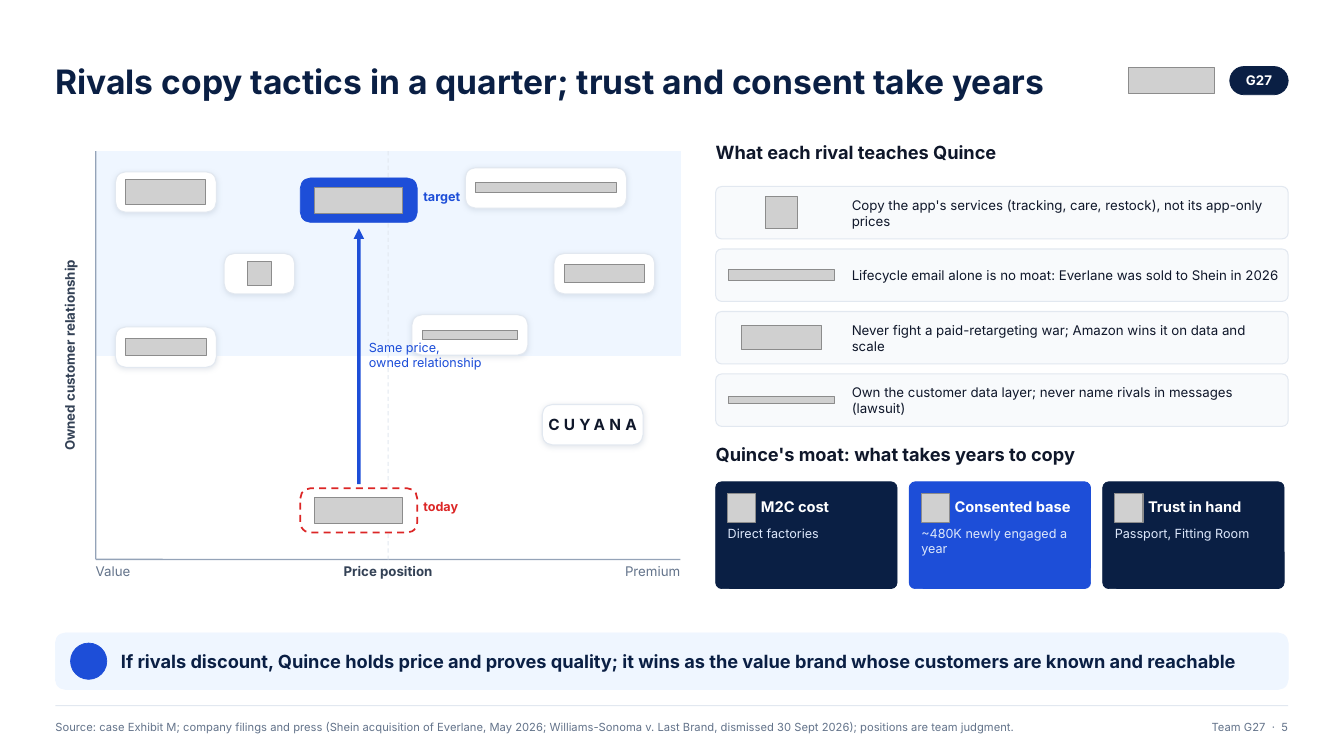
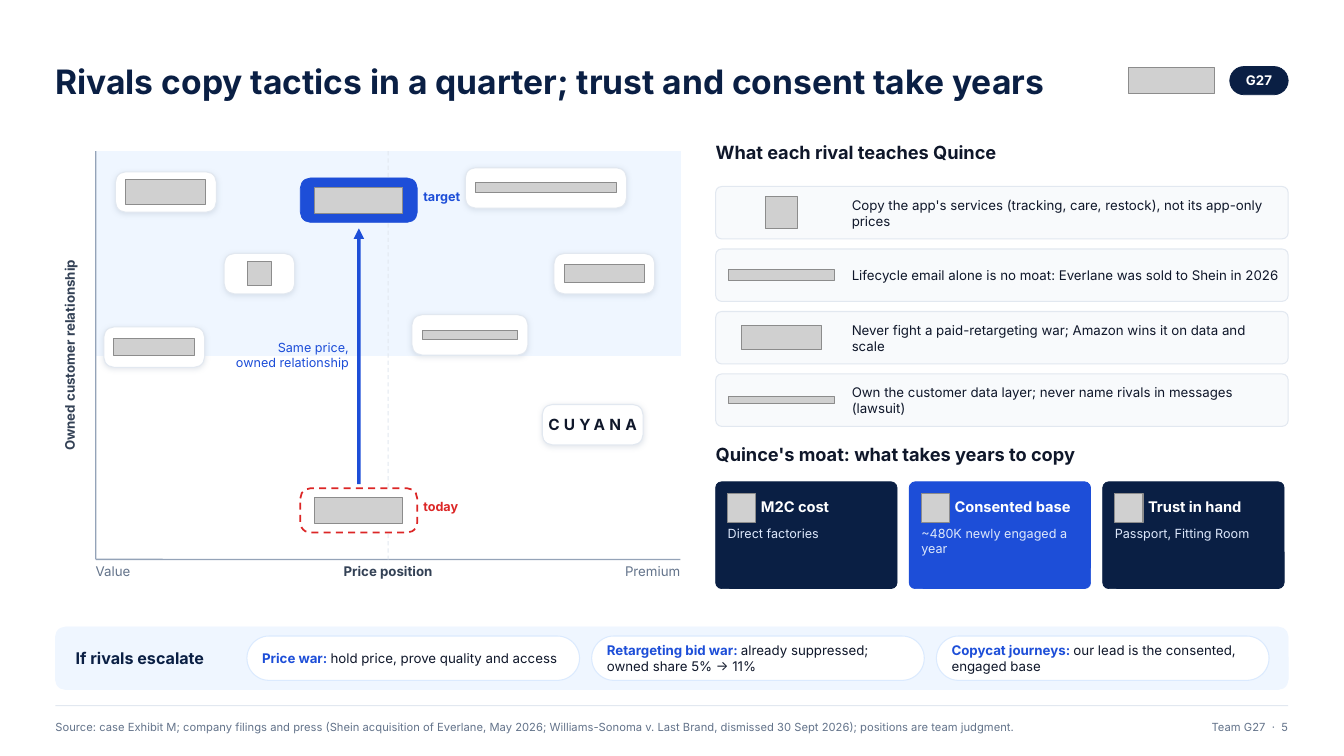
Before and after one commit to ANNYM25/Quince, a slide deck: slide 5 of deck/Team G27.pptx. Drawn at 1344x756 pixels with LibreOffice and Linux fonts; fonts in the diff are those of the drawing; grey boxes stand for pictures; background and template pictures are left out. Boxes give left, top, right and bottom in pixels: in the first picture for what was removed or moved away, otherwise in the second. Text is boxed around its words. In the diff, an @@ line names an element or a change of style, - is before the commit and + after.

```diff
--- a/deck/Team G27.pptx
+++ b/deck/Team G27.pptx
@@ rounded rectangle: place and size @@
-rounded rectangle at [116, 327, 217, 367]
+rounded rectangle at [104, 327, 205, 367]
@@ text "Same price,": place and size @@
-text "Same price," at [369, 342, 482, 370]
+text "Same price," at [236, 342, 349, 370]
@@ text "Same price," at [236, 342, 349, 370]: alignment left to right @@
@@ picture: place and size @@
-picture at [126, 339, 207, 356]
+picture at [114, 339, 195, 356]
@@ rounded rectangle: place and size @@
-rounded rectangle at [55, 633, 1289, 690]
+rounded rectangle at [55, 627, 1289, 690]
@@ rounded rectangle at [55, 627, 1289, 690]: proportions changed @@
@@ ellipse removed at [71, 643, 107, 680] @@
@@ text added at [76, 651, 204, 664], 11.5 pt, text #0A1F44, bold @@
+If rivals escalate
@@ rounded rectangle added at [247, 636, 580, 681], fill #FFFFFF, outline #DBEAFE 0.75 pt @@
@@ text at [262, 653, 557, 666]: text changed; size 13 to 9.5 pt; text colour #0A1F44 to #0F172A; bold off @@
-If rivals discount, Quince holds price and proves quality; it wins as the value brand whose customers are known and reachable
+Price war: hold price, prove quality and access
@@ rounded rectangle added at [592, 636, 925, 681], fill #FFFFFF, outline #DBEAFE 0.75 pt @@
@@ text added at [607, 645, 868, 671], 9.5 pt, text #0F172A @@
+Retargeting bid war: already suppressed; owned share 5% → 11%
@@ rounded rectangle added at [937, 636, 1269, 681], fill #FFFFFF, outline #DBEAFE 0.75 pt @@
@@ text added at [952, 645, 1236, 674], 9.5 pt, text #0F172A @@
+Copycat journeys: our lead is the consented, engaged base
```
Also in this commit, not shown: 4 other slides changed, 1 slide added, 16 slides removed, 3 other files.
